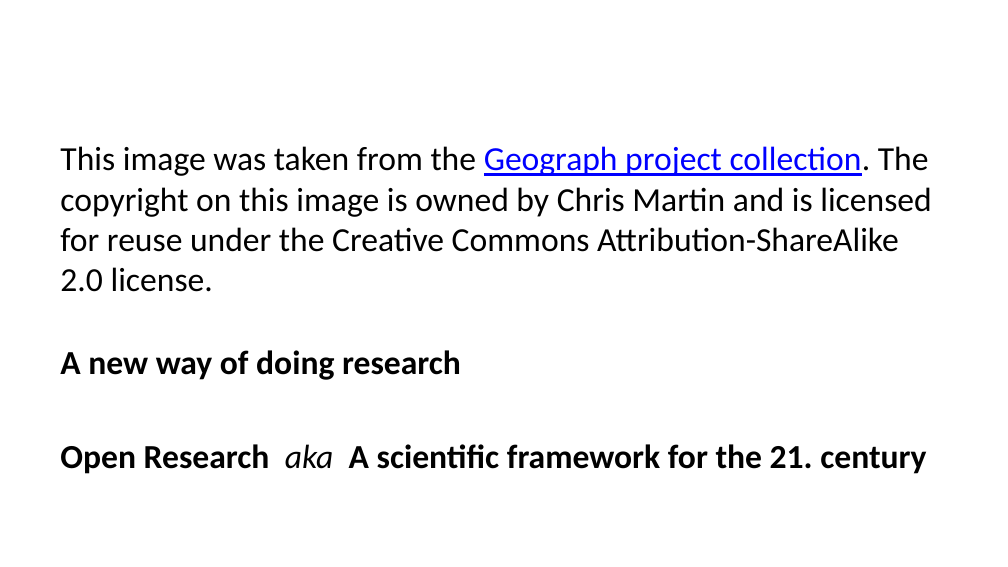
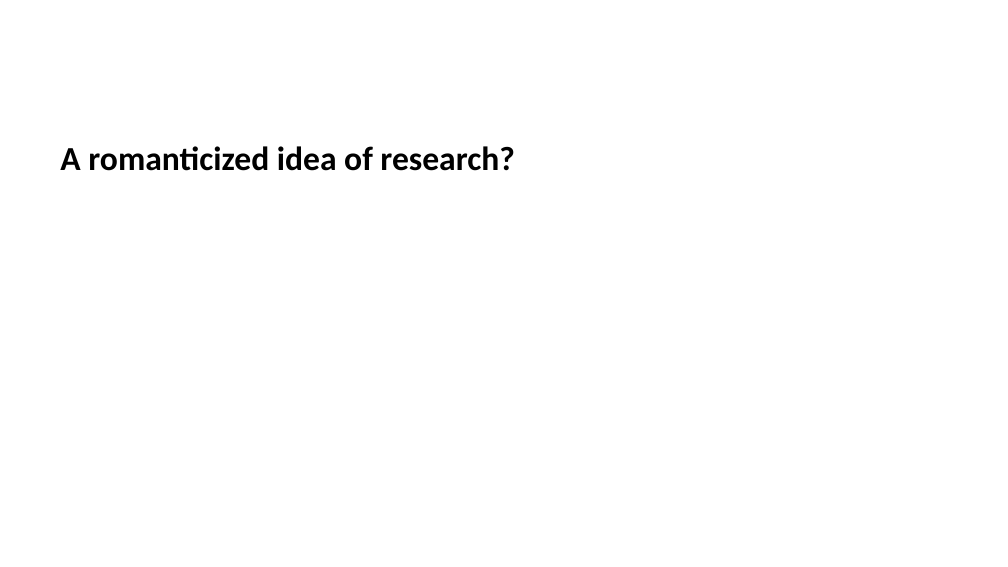
Before and after one commit to lmu-osc/train-the-trainer-student-track-OS, a slide deck: slide 98 of materials/OS-M1/OS-M1-S1-Reproducibility-Replicability/OS-M1-S1-Replicability-slides.pptx (slide 41 before the commit). Drawn at 1008x567 pixels with LibreOffice and Linux fonts; fonts in the diff are those of the drawing. Boxes give left, top, right and bottom in pixels: in the first picture for what was removed or moved away, otherwise in the second. Text is boxed around its words. In the diff, an @@ line names an element or a change of style, - is before the commit and + after.

```diff
--- a/materials/OS-M1/OS-M1-S1-Reproducibility-Replicability/OS-M1-S1-Replicability-slides.pptx
+++ b/materials/OS-M1/OS-M1-S1-Reproducibility-Replicability/OS-M1-S1-Replicability-slides.pptx
@@ text at bbox=[60, 146, 514, 171]: text changed; bold on @@
-This image was taken from the Geograph project collection. The copyright on this image is owned by Chris Martin and is licensed for reuse under the Creative Commons Attribution-ShareAlike 2.0 license.
-A new way of doing research
-Open Research aka A scientific framework for the 21. century
+A romanticized idea of research?
```
Also in this commit, not shown: 28 other slides changed, 76 slides added, 5 slides removed, 23 other files.
